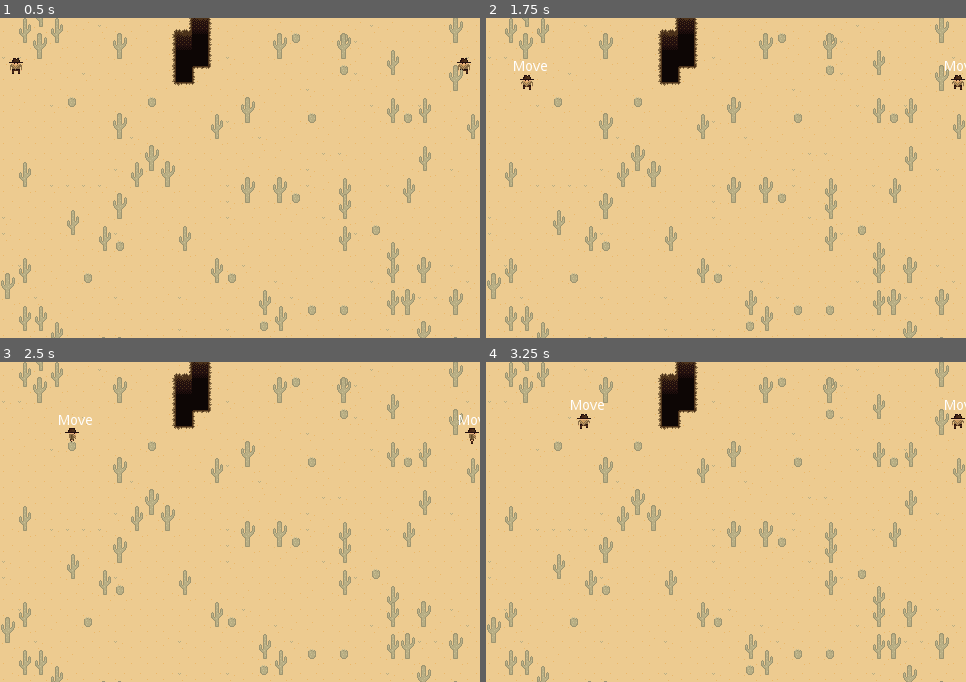
Above: before the commit, frames 1-4 (two rows, left to right).
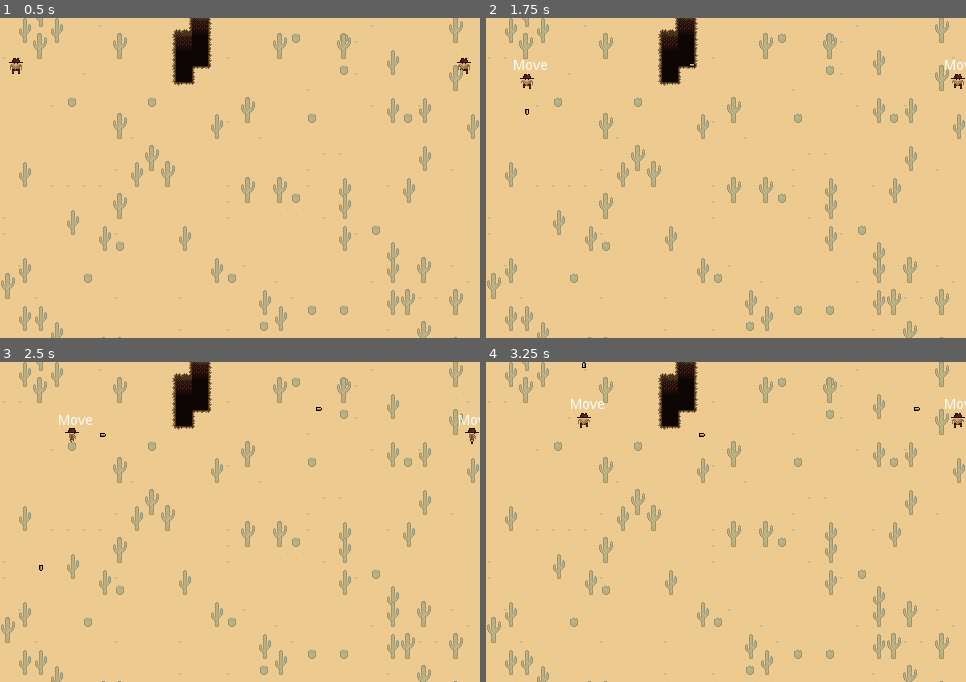
Above: after the commit, the same moments.

Repository: mikahimself/gun-fighters
Game: Godot game, scene res://scenes/World.tscn
The game is run twice, just before and just after one commit, with the same random seed, the same clock (stepped at 60 frames per second) and the same inputs.
Inputs:
- Up to frame 1 (0.5 s): no input
- Up to frame 2 (1.75 s): tap Enter at 0.5 s; hold Right (move_right) 0.53-1.28 s; hold Space (shoot) 0.53-1.28 s; hold Down (move_down) from 1.28 s (still down); tap R (draw_roads) at 1.35 s; tap Space (shoot) at 1.55 s
- Up to frame 3 (2.5 s): release Down (move_down) at 2.03 s; hold Right (move_right) from 2.03 s (still down); hold M (move_dash) from 2.03 s (still down); tap Space (shoot) at 2.3 s
- Up to frame 4 (3.25 s): release Right (move_right) at 2.78 s; release M (move_dash) at 2.78 s; hold Up (move_up) from 2.78 s (still down); tap Space (shoot) at 2.85 s

Frame 1 is identical in both runs. In frame 2, 0.3% of the frame differs, in the area x 5-100%, y 13-31%; in frame 3, less than 0.1%; in frame 4, 0.3%, in the area x 17-100%, y 0-24%.

Commit message:
Properly spawn bullets and destroy them on hit or when out of bounds

Diff:
--- a/project.godot
+++ b/project.godot
@@ -95,8 +95,9 @@
 [rendering]
 
 quality/driver/driver_name="GLES2"
-quality/2d/use_pixel_snap=true
+2d/snapping/use_gpu_pixel_snap=true
 vram_compression/import_etc=true
 vram_compression/import_etc2=false
 environment/default_clear_color=Color( 0.0509804, 0.0235294, 0.0196078, 1 )
 environment/default_environment="res://default_env.tres"
+quality/2d/use_pixel_snap=true
--- a/scenes/Player.tscn
+++ b/scenes/Player.tscn
@@ -462,4 +462,5 @@
 offset = Vector2( 0, 6 )
 
 [node name="BulletSpawner" type="Node2D" parent="."]
+position = Vector2( 0, -1 )
 script = ExtResource( 10 )
--- a/scripts/Bullet.gd
+++ b/scripts/Bullet.gd
@@ -1,16 +1,23 @@
 extends KinematicBody2D
 
 var direction = Vector2()
-export var speed = 200
+export var speed = 150
 
-# Called when the node enters the scene tree for the first time.
 func _ready():
-	set_as_toplevel(true)
+	# Untie from player movement
+	self.set_as_toplevel(true)
 
 func _process(delta):
+	if is_outside_view_bounds():
+		queue_free()
+
 	var motion = direction * speed * delta
 	var collision_info = move_and_collide(motion)
-
+	if collision_info:
+		queue_free()
 
 func is_outside_view_bounds():
-	pass
+	return position.x > OS.get_screen_size().x or \
+			position.x < 0.0 or \
+			position.y > OS.get_screen_size().y or \
+			position.y < 0.0
--- a/scripts/BulletSpawner.gd
+++ b/scripts/BulletSpawner.gd
@@ -4,11 +4,12 @@
 
 func _input(event):
 	if event.is_action_pressed("shoot"):
-		print("shooty shoot", owner.facing_direction)
-		fire(owner.facing_direction)
+		print("shooty shoot", owner.facing)
+		fire(owner.facing)
 
 func fire(direction):
 	var new_bullet = bullet.instance()
 	new_bullet.direction = direction
-	new_bullet.position = 15 * direction
+	new_bullet.rotation = direction.angle()
+	new_bullet.position =  self.global_position + 10 * direction
 	add_child(new_bullet)
--- a/scripts/Move.gd
+++ b/scripts/Move.gd
@@ -6,12 +6,13 @@
 func process(delta: float) -> void:
 	var input_direction = get_input_direction()
 
-	owner.facing_direction = input_direction
 	if input_direction.length() == 0:
 		state_machine.transition_to("Idle")
 		return
+
 	if Input.is_action_pressed("move_dash") and owner.canDash:
 		state_machine.transition_to("Dash");
+
 	owner.facing = input_direction
 	owner.previous_direction = input_direction
 	var vel = calculate_velocity(delta, input_direction)
Not shown: 1 places in scenes/Player.tscn that only renumber resources
